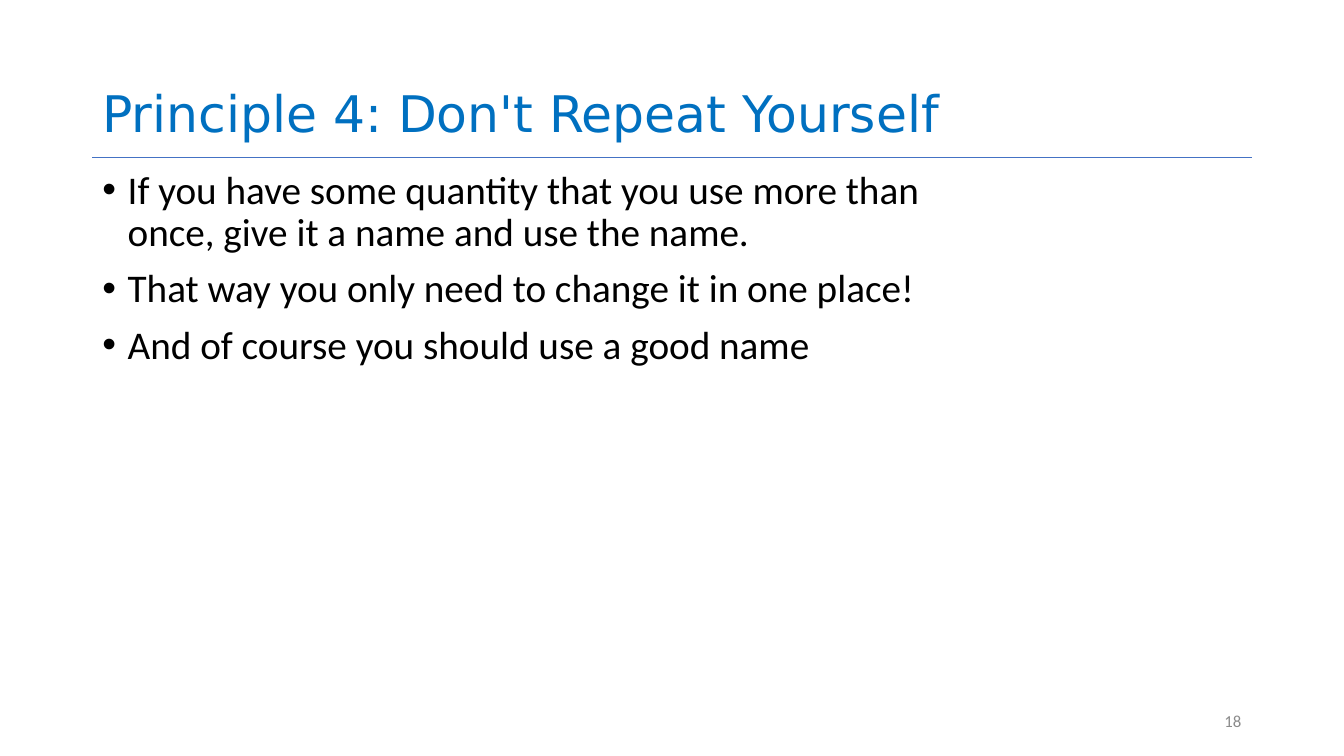
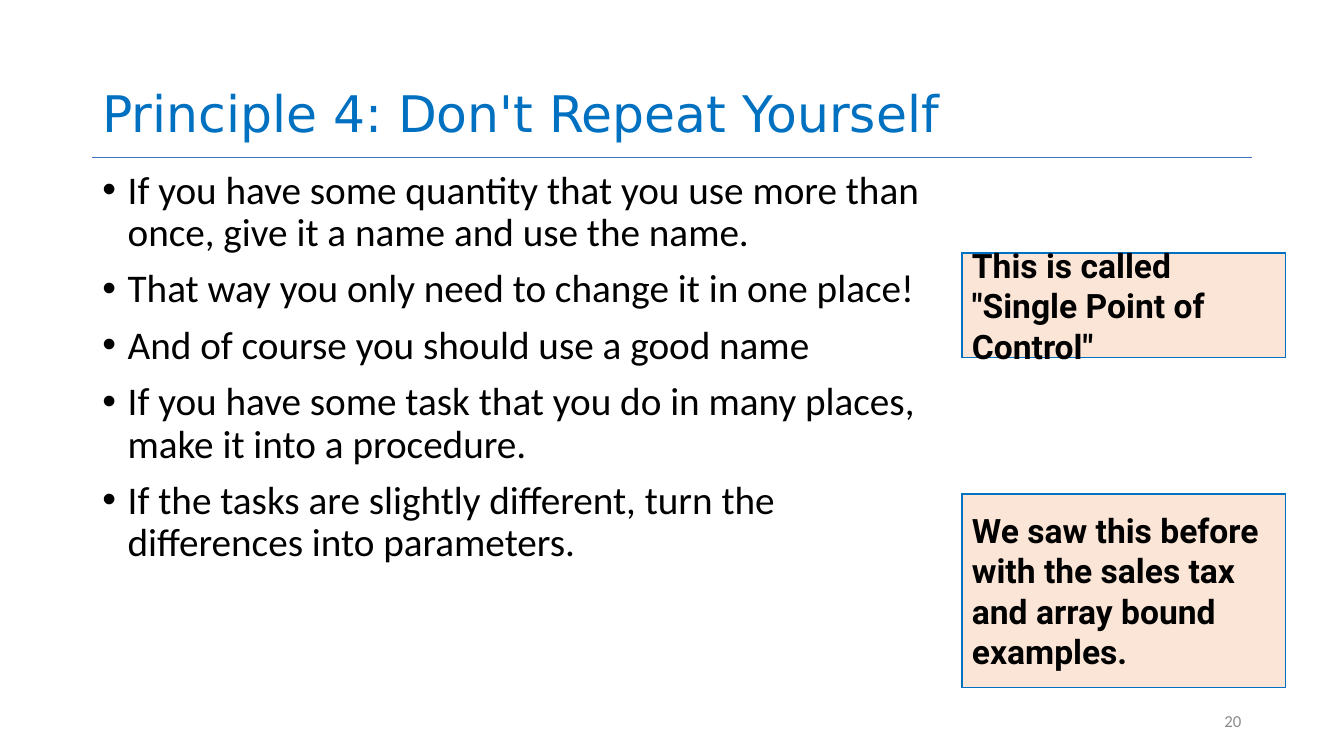
Before and after one commit to neu-se/CS4530-CS5500-Spring-2021, a slide deck: slide 20 of Slides/Lesson 1.2 General Program Design Principles.pptx (slide 18 before the commit). Drawn at 1344x756 pixels with LibreOffice and Linux fonts; fonts in the diff are those of the drawing. Boxes give left, top, right and bottom in pixels: in the first picture for what was removed or moved away, otherwise in the second. Text is boxed around its words. In the diff, an @@ line names an element or a change of style, - is before the commit and + after.

```diff
--- a/Slides/Lesson 1.2 General Program Design Principles.pptx
+++ b/Slides/Lesson 1.2 General Program Design Principles.pptx
@@ rectangle added at <box>962,253,1286,357</box>, fill #FBE5D6, outline #0070C0 1 pt, 24 pt, text #000000, bold @@
+This is called "Single Point of Control"
@@ text at <box>128,387,914,563</box>: paragraphs added @@
+• If you have some task that you do in many places, make it into a procedure.
+• If the tasks are slightly different, turn the differences into parameters.
@@ rectangle added at <box>962,494,1286,688</box>, fill #FBE5D6, outline #0070C0 1 pt, 24 pt, text #000000, bold @@
+We saw this before with the sales tax and array bound examples.
@@ page number at <box>1224,716,1241,727</box>: text changed @@
-18
+20
```
Also in this commit, not shown: 6 other slides changed, 8 slides added, 2 other files.
